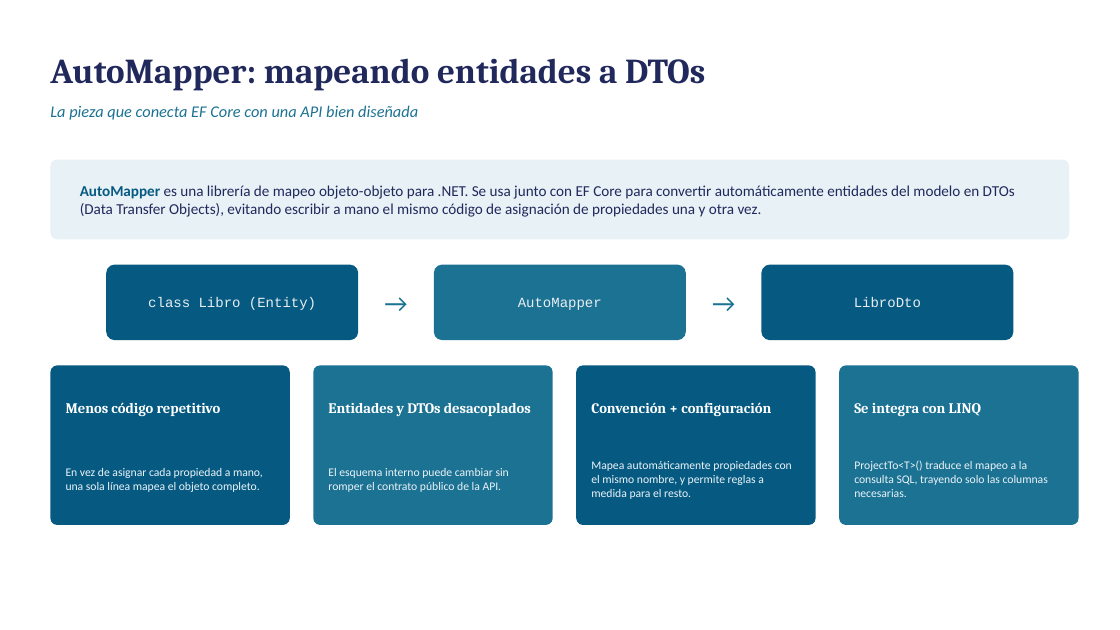
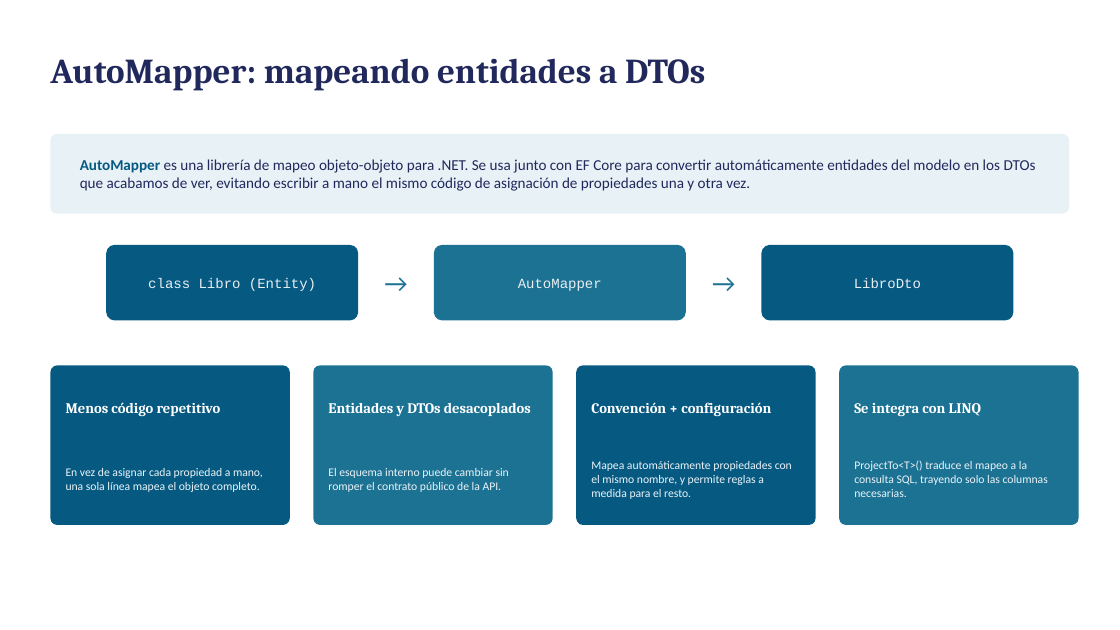
Before and after one commit to maximedina/UTN_ProgramacionIV, a slide deck: slide 14 of 2. ORM/EF_Core.pptx (slide 13 before the commit). Drawn at 1120x630 pixels with LibreOffice and Linux fonts; fonts in the diff are those of the drawing. Boxes give left, top, right and bottom in pixels: in the first picture for what was removed or moved away, otherwise in the second. Text is boxed around its words. In the diff, an @@ line names an element or a change of style, - is before the commit and + after.

Commit message:
DTO

```diff
--- a/2. ORM/EF_Core.pptx
+++ b/2. ORM/EF_Core.pptx
@@ text removed at bbox=[50, 105, 418, 120] @@
-La pieza que conecta EF Core con una API bien diseñada
@@ rounded rectangle: place and size @@
-rounded rectangle at bbox=[50, 160, 1070, 239]
+rounded rectangle at bbox=[50, 134, 1070, 213]
@@ text at bbox=[80, 159, 1036, 191]: text changed @@
-AutoMapper es una librería de mapeo objeto-objeto para .NET. Se usa junto con EF Core para convertir automáticamente entidades del modelo en DTOs (Data Transfer Objects), evitando escribir a mano el mismo código de asignación de propiedades una y otra vez.
+AutoMapper es una librería de mapeo objeto-objeto para .NET. Se usa junto con EF Core para convertir automáticamente entidades del modelo en los DTOs que acabamos de ver, evitando escribir a mano el mismo código de asignación de propiedades una y otra vez.
@@ 5 texts, 3 rounded rectangles: place and size @@
-5 texts, 3 rounded rectangles at bbox=[106, 265, 1013, 340]
+5 texts, 3 rounded rectangles at bbox=[106, 245, 1013, 321]
```
Also in this commit, not shown: 2 other slides changed, 1 slide added.
